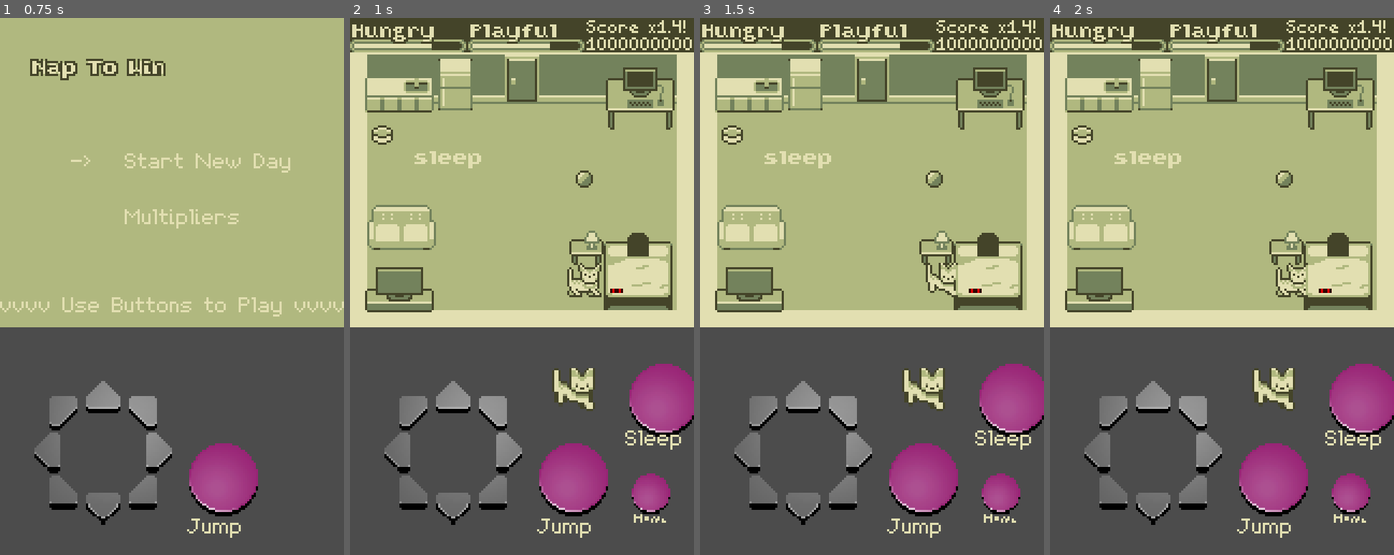
Above: before the commit, frames 1-4 (left to right).
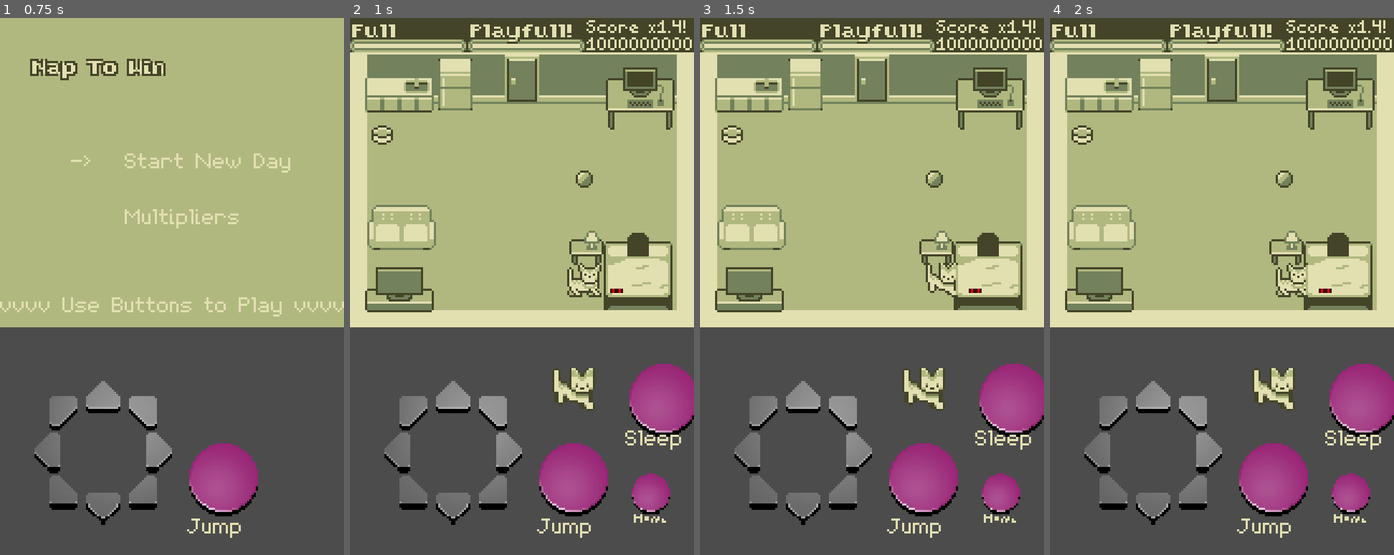
Above: after the commit, the same moments.

Repository: RoxT/legendary-octo-eureka
Game: Godot game, scene res://MainMenu.tscn
Two runs of this game, one before a commit and one after it. Both use one fixed random seed, a clock stepped at 60 frames per second and the inputs below.
Inputs:
- Up to frame 1 (0.75 s): tap Enter at 0.5 s; hold Right (ui_right) from 0.53 s (still down); tap S (sleep) at 0.6 s
- Up to frame 2 (1 s): keep holding Right (ui_right); tap Space (jump) at 0.77, 0.8 s
- Up to frame 3 (1.5 s): tap Space (jump) at 1.07 s; release Right (ui_right) at 1.25 s; click "Sleep" at 1.25 s
- Up to frame 4 (2 s): no input

Frame 1 is identical in both runs. In frame 2, 0.8% of the frame differs, in the area x 1-67%, y 1-28%; in frame 3, 0.8%; in frame 4, 0.8%.

Commit message:
Needs based on Progress Bars

Diff:
--- a/Bars.gd
+++ /dev/null
@@ -1,24 +0,0 @@
-extends Control
-
-onready var hunger = get_node("Hunger")
-
-export var FOOD_VALUE = 7
-
-# Called when the node enters the scene tree for the first time.
-func _ready():
-	wake()
-
-
-# Called every frame. 'delta' is the elapsed time since the previous frame.
-#func _process(delta):
-#	pass
-
-func eat():
-	hunger.frame = max((hunger.frame - FOOD_VALUE), 0)
-	hunger.play()
-
-func sleep():
-	$Energy.play("default", false)
-
-func wake():
-	$Energy.play("default", true)
--- /dev/null
+++ b/Energy.gd
@@ -0,0 +1,29 @@
+extends TextureProgress
+
+export var tired_threshold:int = 1000
+onready var label = $Label
+const PLAYFULL_TITLE = "Playfull!"
+const SLEEPY_TITLE = "Sleepy"
+var sleeping:bool = false
+signal fully_napped
+
+# Called when the node enters the scene tree for the first time.
+func _ready():
+	value = max_value
+
+# Called every frame. 'delta' is the elapsed time since the previous frame.
+func _process(delta):
+	if sleeping:
+		value = value + step
+	else:
+		value = value - step
+
+	label.text = SLEEPY_TITLE if value <= tired_threshold else PLAYFULL_TITLE
+	if value >= max_value:
+		emit_signal("fully_napped")
+
+func wake():
+	sleeping = false
+
+func sleep():
+	sleeping = true
--- a/Human.gd
+++ b/Human.gd
@@ -34,7 +34,7 @@
 
 #Time
 
-const A_DAY: int = 72 #Multiples of 24 = 24, 48, 72, 96, 120
+const A_DAY: int = 120 #Multiples of 24 = 24, 48, 72, 96, 120
 var sec_per_hour:int = A_DAY/24
 const MIN_DURATION = 2
 const MAX_DURATION = 4
--- /dev/null
+++ b/Hunger.gd
@@ -0,0 +1,26 @@
+extends TextureProgress
+
+export var food_value:int = 2500
+export var hungry_threshold = 500
+const HUNGRY_TITLE = "Hungry!"
+const FULL_TITLE = "Full"
+onready var label = $Label
+signal too_hungry
+
+# Called when the node enters the scene tree for the first time.
+func _ready():
+	value = max_value
+
+
+# Called every frame. 'delta' is the elapsed time since the previous frame.
+func _process(delta):
+	value = value-step
+	if value <= hungry_threshold:
+		label.text = HUNGRY_TITLE
+	else:
+		label.text = FULL_TITLE
+	if value <= min_value:
+		emit_signal("too_hungry")
+
+func eat():
+	value = value + food_value
--- a/LevelConroller.gd
+++ b/LevelConroller.gd
@@ -2,7 +2,8 @@
 
 const DEFAULT = "default"
 const MAIN_MENU_SCENE = "res://MainMenu.tscn"
-onready var hunger_full = $Bars/Hunger.frames.get_frame_count(DEFAULT)-1
+onready var hungerNode = $HUD/Hunger
+onready var energyNode = $HUD/Energy
 
 const TITLE_MUPLIPLIERS = "Multipliers this Round:"
 const TITLE_END_OF_DAY = "End of Day"
@@ -47,8 +48,6 @@
 	brushed_against = Achievement.new("brushed_against", 0.2)
 	achievements.append(brushed_against)
 	score = 0;
-	$Bars/Hunger.frame = 0
-	$Bars/Hunger.play()
 	config = ConfigFile.new()
 	var err = config.load(FILE_NAME)
 	if err != OK:
@@ -72,11 +71,12 @@
 		$HUD/ScoreLabel.text = str(score)
 		$HUD/ModifierLabel.text = "x" + str(modifiers) + "!" if modifiers > 1 else ""
 
+
 func _on_Food_body_entered(body):
 	if body.name == "PlayerCat":
 
 		if $Food/AnimatedSprite.frame == $Food.FOOD_FULL:
-			$Bars.eat()
+			hungerNode.eat()
 			$Food.empty()
 			$PlayerCat.eat()
 
@@ -84,11 +84,11 @@
 	$PlayerCat.sleep_toggle()
 
 func _on_PlayerCat_cat_sleep():
-	if ($Bars/Hunger.frame == hunger_full):
+	if (hungerNode.value <= 0):
 		$PlayerCat.sleep_toggle()
 	else:
 		sleeping = true
-		$Bars.sleep()
+		energyNode.sleep()
 		if slept_on_bed.active:
 			slept_on_bed.achieved = true
 		if played_with_ball.active:
@@ -99,30 +99,27 @@
 
 func _on_PlayerCat_cat_wake():
 	sleeping = false
-	$Bars.wake()
+	energyNode.wake()
 	played_with_ball.active = false
 	brushed_against.active = false
 
-func _on_Energy_animation_finished():
+func _on_Energy_fully_napped():
 	if sleeping:
 		$PlayerCat.sleep_toggle()
 
-func _on_Hunger_animation_finished():
+func _on_Hunger_too_hungry():
 	if sleeping :
 		$PlayerCat.sleep_toggle()
-
 
 func _on_AchBed_body_entered(body):
 	print(body.name, " is on the bed")
 	if body.name == CAT:
 		slept_on_bed.active = true
 
-
 func _on_AchBed_body_exited(body):
 	print(body.name, " is off the bed")
 	if body.name == CAT:
 		slept_on_bed.active = false
-
 
 func _on_Ball_body_entered(body):
 	if body.name == CAT:
--- a/Main.tscn
+++ b/Main.tscn
@@ -1,10 +1,9 @@
-[gd_scene load_steps=72 format=2]
+[gd_scene load_steps=48 format=2]
 
 [ext_resource path="res://PlayerCat.tscn" type="PackedScene" id=1]
 [ext_resource path="res://jump_furnature/Bed.tscn" type="PackedScene" id=2]
 [ext_resource path="res://textures/room.png" type="Texture" id=3]
-[ext_resource path="res://textures/ui.png" type="Texture" id=4]
-[ext_resource path="res://Bars.tscn" type="PackedScene" id=5]
+[ext_resource path="res://PawsLabel.gd" type="Script" id=4]
 [ext_resource path="res://textures/furniture/desk.png" type="Texture" id=6]
 [ext_resource path="res://textures/furniture/side table.png" type="Texture" id=7]
 [ext_resource path="res://jump_furnature/Sink.tscn" type="PackedScene" id=8]
@@ -16,7 +15,6 @@
 [ext_resource path="res://LevelConroller.gd" type="Script" id=14]
 [ext_resource path="res://Human.gd" type="Script" id=15]
 [ext_resource path="res://Food.gd" type="Script" id=16]
-[ext_resource path="res://Bars.gd" type="Script" id=17]
 [ext_resource path="res://textures/pixel button down.png" type="Texture" id=18]
 [ext_resource path="res://textures/pixel button up.png" type="Texture" id=19]
 [ext_resource path="res://Buttons.tscn" type="PackedScene" id=20]
@@ -27,10 +25,8 @@
 [ext_resource path="res://resources/HumanSprites.tres" type="SpriteFrames" id=25]
 [ext_resource path="res://textures/meter-bg1.png" type="Texture" id=26]
 [ext_resource path="res://textures/meter-bar.png" type="Texture" id=27]
-[ext_resource path="res://resources/Tinierfont.tres" type="DynamicFont" id=28]
-[ext_resource path="res://resources/TinyFont.tres" type="DynamicFont" id=29]
-[ext_resource path="res://resources/TinyBoldFont.tres" type="DynamicFont" id=30]
-[ext_resource path="res://HUD.gd" type="Script" id=31]
+[ext_resource path="res://Energy.gd" type="Script" id=31]
+[ext_resource path="res://Hunger.gd" type="Script" id=32]
 
 [sub_resource type="RectangleShape2D" id=1]
 extents = Vector2( 16, 13 )
@@ -72,94 +68,6 @@
 [sub_resource type="RectangleShape2D" id=6]
 extents = Vector2( 16, 5 )
 
-[sub_resource type="AtlasTexture" id=35]
-atlas = ExtResource( 4 )
-region = Rect2( 80, 32, 80, 16 )
-
-[sub_resource type="AtlasTexture" id=36]
-atlas = ExtResource( 4 )
-region = Rect2( 160, 32, 80, 16 )
-
-[sub_resource type="AtlasTexture" id=37]
-atlas = ExtResource( 4 )
-region = Rect2( 240, 32, 80, 16 )
-
-[sub_resource type="AtlasTexture" id=38]
-atlas = ExtResource( 4 )
-region = Rect2( 0, 48, 80, 16 )
-
-[sub_resource type="AtlasTexture" id=39]
-atlas = ExtResource( 4 )
-region = Rect2( 80, 48, 80, 16 )
-
-[sub_resource type="AtlasTexture" id=40]
-atlas = ExtResource( 4 )
-region = Rect2( 160, 48, 80, 16 )
-
-[sub_resource type="AtlasTexture" id=41]
-atlas = ExtResource( 4 )
-region = Rect2( 240, 48, 80, 16 )
-
-[sub_resource type="AtlasTexture" id=42]
-atlas = ExtResource( 4 )
-region = Rect2( 0, 64, 80, 16 )
-
-[sub_resource type="AtlasTexture" id=43]
-atlas = ExtResource( 4 )
-region = Rect2( 80, 64, 80, 16 )
-
-[sub_resource type="SpriteFrames" id=34]
-animations = [ {
-"frames": [ SubResource( 35 ), SubResource( 36 ), SubResource( 37 ), SubResource( 38 ), SubResource( 39 ), SubResource( 40 ), SubResource( 41 ), SubResource( 42 ), SubResource( 43 ) ],
-"loop": false,
-"name": "default",
-"speed": 1.0
-} ]
-
-[sub_resource type="AtlasTexture" id=44]
-atlas = ExtResource( 4 )
-region = Rect2( 0, 0, 80, 16 )
-
-[sub_resource type="AtlasTexture" id=45]
-atlas = ExtResource( 4 )
-region = Rect2( 80, 0, 80, 16 )
-
-[sub_resource type="AtlasTexture" id=46]
-atlas = ExtResource( 4 )
-region = Rect2( 160, 0, 80, 16 )
-
-[sub_resource type="AtlasTexture" id=47]
-atlas = ExtResource( 4 )
-region = Rect2( 240, 0, 80, 16 )
-
-[sub_resource type="AtlasTexture" id=48]
-atlas = ExtResource( 4 )
-region = Rect2( 0, 16, 80, 16 )
-
-[sub_resource type="AtlasTexture" id=49]
-atlas = ExtResource( 4 )
-region = Rect2( 80, 16, 80, 16 )
-
-[sub_resource type="AtlasTexture" id=50]
-atlas = ExtResource( 4 )
-region = Rect2( 160, 16, 80, 16 )
-
-[sub_resource type="AtlasTexture" id=51]
-atlas = ExtResource( 4 )
-region = Rect2( 240, 16, 80, 16 )
-
-[sub_resource type="AtlasTexture" id=52]
-atlas = ExtResource( 4 )
-region = Rect2( 0, 32, 80, 16 )
-
-[sub_resource type="SpriteFrames" id=53]
-animations = [ {
-"frames": [ SubResource( 44 ), SubResource( 45 ), SubResource( 46 ), SubResource( 47 ), SubResource( 48 ), SubResource( 49 ), SubResource( 50 ), SubResource( 51 ), SubResource( 52 ) ],
-"loop": false,
-"name": "default",
-"speed": 0.5
-} ]
-
 [sub_resource type="CircleShape2D" id=12]
 radius = 7.0
 
@@ -351,24 +259,6 @@
 [node name="CollisionShape2D" type="CollisionShape2D" parent="Node2D/TV"]
 position = Vector2( 0, 11 )
 shape = SubResource( 6 )
-
-[node name="Bars" parent="Node2D" instance=ExtResource( 5 )]
-visible = false
-anchor_right = 0.0
-anchor_bottom = 0.0
-margin_left = -1.0
-margin_right = -1.0
-script = ExtResource( 17 )
-
-[node name="Energy" type="AnimatedSprite" parent="Node2D/Bars"]
-position = Vector2( 120, 9 )
-frames = SubResource( 34 )
-frame = 8
-playing = true
-
-[node name="Hunger" type="AnimatedSprite" parent="Node2D/Bars"]
-position = Vector2( 41, 8 )
-frames = SubResource( 53 )
 
 [node name="Food" type="Area2D" parent="Node2D"]
 position = Vector2( 15, 54 )
@@ -439,18 +329,21 @@
 
 [node name="PauseDialog" type="PopupDialog" parent="Node2D/TopUI"]
 pause_mode = 2
+visible = true
 margin_right = 156.0
 margin_bottom = 139.0
 __meta__ = {
 "_edit_group_": true
 }
 
-[node name="RichTextLabel" type="RichTextLabel" parent="Node2D/TopUI/PauseDialog"]
+[node name="PawsLabel" type="RichTextLabel" parent="Node2D/TopUI/PauseDialog"]
 anchor_right = 1.0
 anchor_bottom = 1.0
 margin_left = 5.0
 margin_right = 5.0
-text = "Achievements: "
+bbcode_text = "[u]{Paws Menu:}[/u]"
+text = "[u]{Paws Menu:}[/u]"
+script = ExtResource( 4 )
 
 [node name="ResetBtn" type="Button" parent="Node2D/TopUI/PauseDialog"]
 anchor_left = 1.0
@@ -474,43 +367,20 @@
 margin_bottom = 15.0
 text = "Paused"
 
-[node name="TinyLabel" type="Label" parent="Node2D"]
-margin_left = -124.0
-margin_top = 68.0
-margin_right = -84.0
-margin_bottom = 81.0
-custom_fonts/font = ExtResource( 29 )
-text = "sleep"
-
-[node name="TinierLabel" type="Label" parent="Node2D"]
-margin_left = -122.0
-margin_top = 87.0
-margin_right = -76.0
-margin_bottom = 103.0
-custom_fonts/font = ExtResource( 28 )
-text = "sleep"
-
-[node name="BoldLabel" type="Label" parent="Node2D"]
-margin_left = 30.0
-margin_top = 62.0
-margin_right = 94.0
-margin_bottom = 78.0
-custom_fonts/font = ExtResource( 30 )
-text = "sleep"
-
 [node name="HUD" type="Control" parent="Node2D"]
 margin_right = 160.0
 margin_bottom = 17.0
-script = ExtResource( 31 )
 
 [node name="Hunger" type="TextureProgress" parent="Node2D/HUD"]
 margin_top = 10.0
 margin_right = 54.0
 margin_bottom = 16.0
 theme = ExtResource( 13 )
-value = 70.0
+max_value = 3000.0
+value = 4.0
 texture_under = ExtResource( 26 )
 texture_progress = ExtResource( 27 )
+script = ExtResource( 32 )
 
 [node name="Label" type="Label" parent="Node2D/HUD/Hunger"]
 margin_left = 1.0
@@ -527,9 +397,11 @@
 margin_right = 109.0
 margin_bottom = 16.0
 theme = ExtResource( 13 )
+max_value = 3000.0
 value = 70.0
 texture_under = ExtResource( 26 )
 texture_progress = ExtResource( 27 )
+script = ExtResource( 31 )
 
 [node name="Label" type="Label" parent="Node2D/HUD/Energy"]
 margin_left = 1.0
@@ -599,8 +471,6 @@
 [connection signal="timeout" from="Node2D/HumanLife/Schedule" to="Node2D/HumanLife" method="_on_Schedule_timeout"]
 [connection signal="timeout" from="Node2D/HumanLife/BedTime" to="Node2D/HumanLife" method="_on_BedTime_timeout"]
 [connection signal="timeout" from="Node2D/HumanLife/EndRound" to="Node2D" method="_on_EndRound_timeout"]
-[connection signal="animation_finished" from="Node2D/Bars/Energy" to="Node2D" method="_on_Energy_animation_finished"]
-[connection signal="animation_finished" from="Node2D/Bars/Hunger" to="Node2D" method="_on_Hunger_animation_finished"]
 [connection signal="area_entered" from="Node2D/Food" to="Node2D/Food" method="_on_Food_area_entered"]
 [connection signal="body_entered" from="Node2D/Food" to="Node2D" method="_on_Food_body_entered"]
 [connection signal="pressed" from="Node2D/Meow" to="Node2D" method="_on_Meow_pressed"]
@@ -609,3 +479,5 @@
 [connection signal="pressed" from="Node2D/PawsBtn" to="Node2D" method="_on_PawsBtn_pressed"]
 [connection signal="button_down" from="Node2D/TopUI/PauseDialog/ResetBtn" to="Node2D" method="_on_ResetBtn_button_down"]
 [connection signal="button_down" from="Node2D/TopUI/PauseDialog/Button" to="Node2D" method="_on_Button_button_down"]
+[connection signal="too_hungry" from="Node2D/HUD/Hunger" to="Node2D" method="_on_Hunger_too_hungry"]
+[connection signal="fully_napped" from="Node2D/HUD/Energy" to="Node2D" method="_on_Energy_fully_napped"]
--- a/HUD.gd
+++ b/PawsLabel.gd
@@ -1,9 +1,6 @@
-extends Control
+extends RichTextLabel
 
-
-# Declare member variables here. Examples:
-# var a = 2
-# var b = "text"
+const TITLE = "Paws Screen"
 
 
 # Called when the node enters the scene tree for the first time.
--- a/PlayerCat.tscn
+++ b/PlayerCat.tscn
@@ -6,7 +6,7 @@
 [ext_resource path="res://textures/jump.png" type="Texture" id=4]
 [ext_resource path="res://CatFeetShape.tres" type="Shape2D" id=5]
 [ext_resource path="res://textures/reticule.png" type="Texture" id=6]
-[ext_resource path="res://textures/cat eating.png" type="Texture" id=7]
+[ext_resource path="res://textures/cateating.png" type="Texture" id=7]
 [ext_resource path="res://Catcall.ogg" type="AudioStream" id=8]
 
 [sub_resource type="AtlasTexture" id=15]
Binary file removed: textures/cat eating.png
Binary file added: textures/cateating.png
Not shown, changed: textures/cateating.png.import
